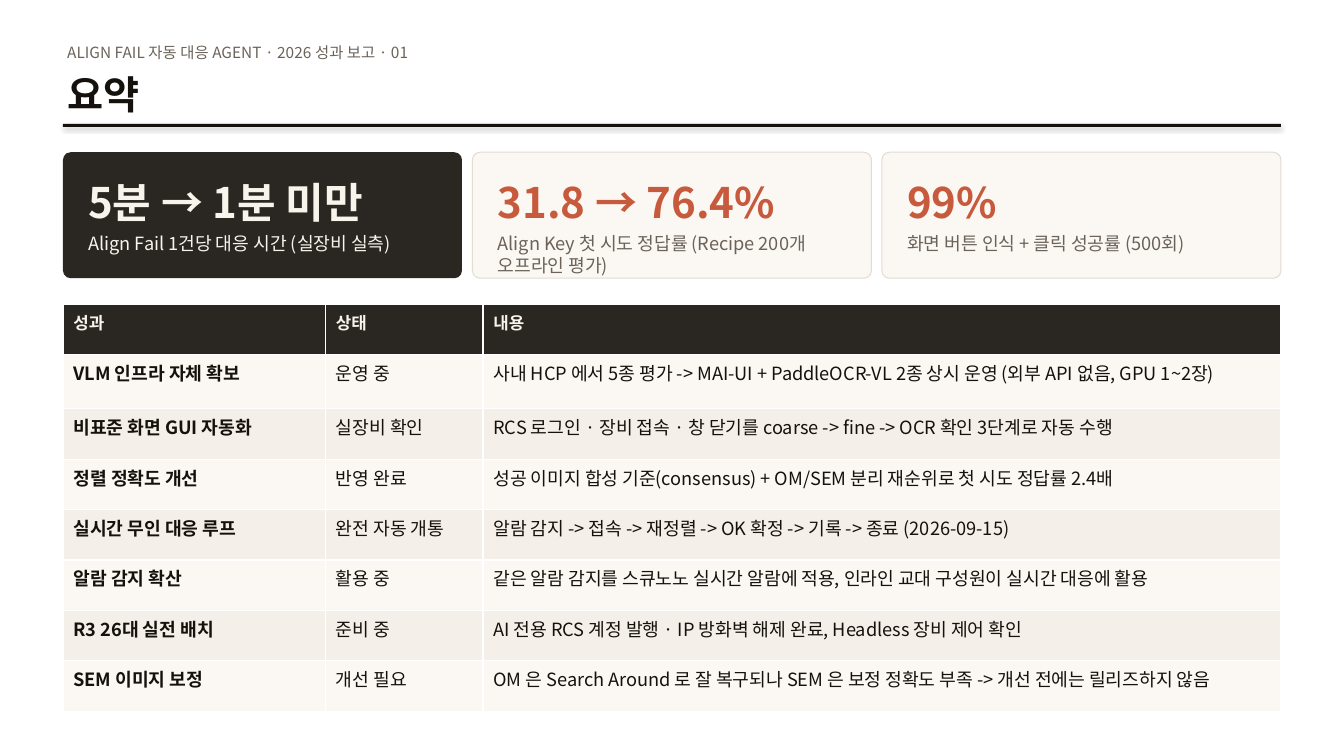
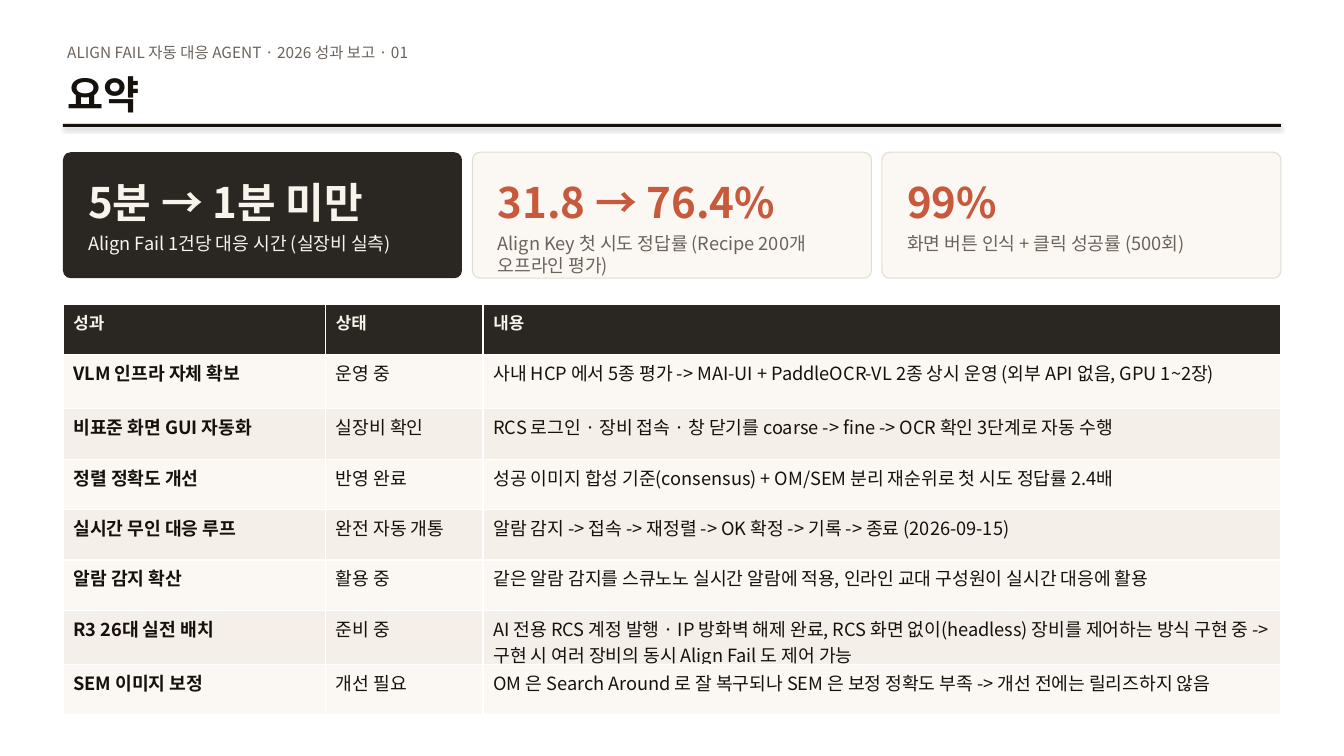
Before and after one commit to DarrenKoi/auto_recipe_creator, a slide deck: slide 2 of docs/project_progress/Align_Tuning_Agent_2026_year_end.pptx. Drawn at 1344x756 pixels with LibreOffice and Linux fonts; fonts in the diff are those of the drawing. Boxes give left, top, right and bottom in pixels: in the first picture for what was removed or moved away, otherwise in the second. Text is boxed around its words. In the diff, an @@ line names an element or a change of style, - is before the commit and + after.

```diff
--- a/docs/project_progress/Align_Tuning_Agent_2026_year_end.pptx
+++ b/docs/project_progress/Align_Tuning_Agent_2026_year_end.pptx
@@ table at (63, 304, 1280, 708) @@
-row 7, column 3: AI 전용 RCS 계정 발행 · IP 방화벽 해제 완료, Headless 장비 제어 확인
+row 7, column 3: AI 전용 RCS 계정 발행 · IP 방화벽 해제 완료, RCS 화면 없이(headless) 장비를 제어하는 방식 구현 중 -> 구현 시 여러 장비의 동시 Align Fail 도 제어 가능
```
Also in this commit, not shown: 2 other slides changed, 2 other files.
